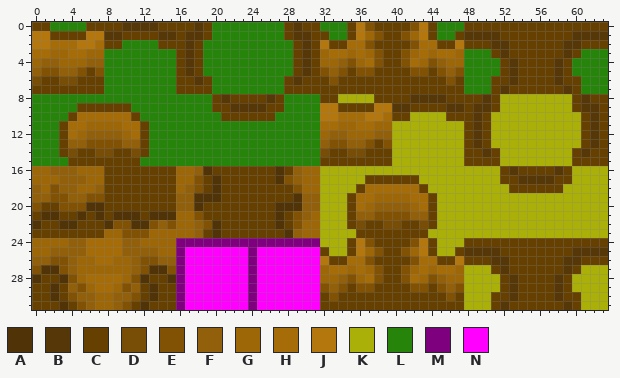
Two states of a pixel-art sprite, res/VISUAL_DATA/TILES/OVERWORLD/NATURAL/mountain.png. Above is the file before it was changed.
The file is 64x32 pixels. Colours within 5 levels of each other are drawn and written as one.
Palette (. is transparent): A #503306  B #563707  C #664001  D #784d06  E #815203  F #92600a  G #9d6606  H #a66c07  J #b4770d  K #aab008  L #258409  M #7f007f  N #ff00ff
After:
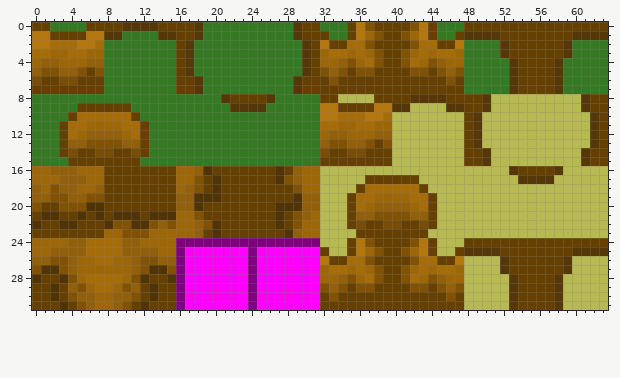
The edit:
{"colour":"K","old":"#aab008","new":"#b7b951"}
{"colour":"L","old":"#258409","new":"#357922"}
{"y":0,"x":19,"old":"C","new":"L"}
{"y":0,"x":28,"old":"C","new":"L"}
{"y":1,"x":10,"old":"CCCC","new":"LLLL"}
{"y":1,"x":17,"old":"B","new":"C"}
{"y":1,"x":19,"old":"C","new":"L"}
{"y":1,"x":28,"old":"C","new":"L"}
{"y":1,"x":30,"old":"B","new":"C"}
{"y":2,"x":8,"old":"CC","new":"LL"}
{"y":2,"x":14,"old":"CC","new":"LL"}
{"y":2,"x":18,"old":"C","new":"L"}
{"y":2,"x":29,"old":"C","new":"L"}
{"y":2,"x":48,"old":"CCCB","new":"LLLL"}
{"y":2,"x":60,"old":"BCCC","new":"LLLL"}
{"y":3,"x":18,"old":"C","new":"L"}
{"y":3,"x":29,"old":"C","new":"L"}
{"y":3,"x":51,"old":"C","new":"L"}
{"y":3,"x":60,"old":"C","new":"L"}
{"y":4,"x":18,"old":"C","new":"L"}
{"y":4,"x":29,"old":"C","new":"L"}
{"y":4,"x":52,"old":"C","new":"L"}
{"y":4,"x":59,"old":"C","new":"L"}
{"y":5,"x":18,"old":"C","new":"L"}
{"y":5,"x":29,"old":"C","new":"L"}
{"y":5,"x":52,"old":"C","new":"L"}
{"y":5,"x":59,"old":"C","new":"L"}
{"y":6,"x":19,"old":"C","new":"L"}
{"y":6,"x":28,"old":"C","new":"L"}
{"y":6,"x":51,"old":"CC","new":"LL"}
{"y":6,"x":59,"old":"CC","new":"LL"}
{"y":7,"x":18,"old":"CC","new":"BL"}
{"y":7,"x":28,"old":"CC","new":"LB"}
{"y":7,"x":51,"old":"CBC","new":"LLB"}
{"y":7,"x":58,"old":"CBC","new":"BLL"}
{"y":8,"x":20,"old":"C","new":"L"}
{"y":8,"x":27,"old":"C","new":"L"}
{"y":8,"x":51,"old":"C","new":"K"}
{"y":8,"x":60,"old":"C","new":"K"}
{"y":9,"x":20,"old":"CC","new":"LL"}
{"y":9,"x":26,"old":"CC","new":"LL"}
{"y":9,"x":42,"old":"CCCC","new":"KKKK"}
{"y":9,"x":49,"old":"B","new":"C"}
{"y":9,"x":51,"old":"C","new":"K"}
{"y":9,"x":60,"old":"C","new":"K"}
{"y":9,"x":62,"old":"B","new":"C"}
{"y":10,"x":21,"old":"CCCCCC","new":"LLLLLL"}
{"y":10,"x":40,"old":"CC","new":"KK"}
{"y":10,"x":46,"old":"CC","new":"KK"}
{"y":10,"x":50,"old":"C","new":"K"}
{"y":10,"x":61,"old":"C","new":"K"}
{"y":11,"x":50,"old":"C","new":"K"}
{"y":11,"x":61,"old":"C","new":"K"}
{"y":12,"x":50,"old":"C","new":"K"}
{"y":12,"x":61,"old":"C","new":"K"}
{"y":13,"x":50,"old":"C","new":"K"}
{"y":13,"x":61,"old":"C","new":"K"}
{"y":14,"x":51,"old":"C","new":"K"}
{"y":14,"x":60,"old":"C","new":"K"}
{"y":15,"x":50,"old":"CC","new":"BK"}
{"y":15,"x":60,"old":"CC","new":"KB"}
{"y":16,"x":52,"old":"C","new":"K"}
{"y":16,"x":59,"old":"C","new":"K"}
{"y":17,"x":52,"old":"CC","new":"KK"}
{"y":17,"x":58,"old":"CC","new":"KK"}
{"y":18,"x":53,"old":"CCCCCC","new":"KKKKKK"}
{"y":26,"x":48,"old":"CCCB","new":"KKKK"}
{"y":26,"x":60,"old":"BCCC","new":"KKKK"}
{"y":27,"x":51,"old":"C","new":"K"}
{"y":27,"x":60,"old":"C","new":"K"}
{"y":28,"x":52,"old":"C","new":"K"}
{"y":28,"x":59,"old":"C","new":"K"}
{"y":29,"x":52,"old":"C","new":"K"}
{"y":29,"x":59,"old":"C","new":"K"}
{"y":30,"x":51,"old":"CC","new":"KK"}
{"y":30,"x":59,"old":"CC","new":"KK"}
{"y":31,"x":51,"old":"CBC","new":"KKB"}
{"y":31,"x":58,"old":"CBC","new":"BKK"}
